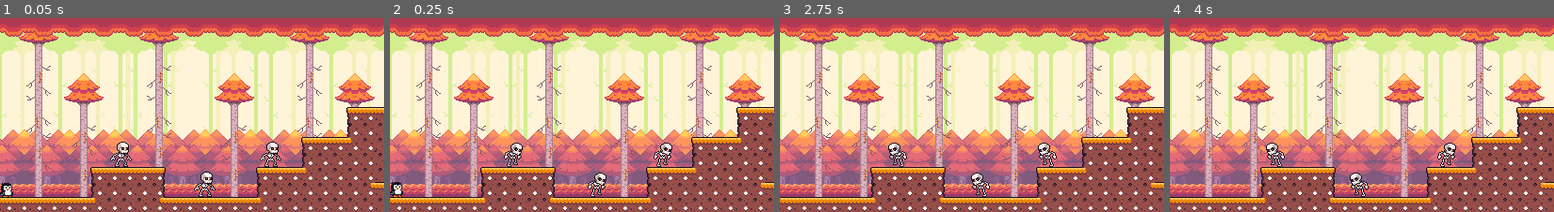
Above: before the commit, frames 1-4 (left to right).
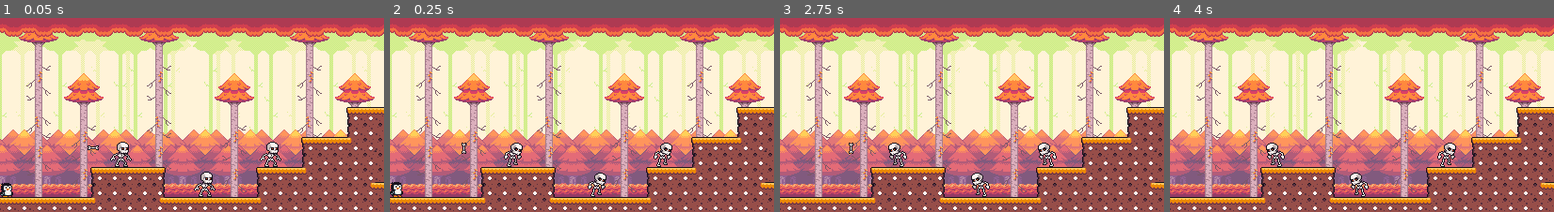
Above: after the commit, the same moments.

Repository: glVerdi/plataforma-2d
Game: Godot game, scene res://scene/forest.tscn
Same seed, same stepped clock (60 frames per second), same inputs: the game is played once before the commit and once after it.
Inputs:
- Up to frame 1 (0.05 s): no input
- Up to frame 2 (0.25 s): no input
- Up to frame 3 (2.75 s): hold S (duck) 0.53-1.28 s; hold D (right) 0.53-2.03 s; tap W (jump) at 0.77, 1.52 s; tap S (duck) at 1.35 s; hold A (left) from 2.03 s (still down); hold S (duck) from 2.03 s (still down)
- Up to frame 4 (4 s): release A (left) at 2.78 s; release S (duck) at 2.78 s; hold D (right) from 2.78 s (still down); tap S (duck) at 2.85 s; tap W (jump) at 3.02, 3.77 s; hold S (duck) from 3.53 s (still down)

The runs differ from the first frame. In frame 1, less than 0.1% of the frame differs, in the area x 22-26%, y 65-69%; in frame 2, less than 0.1%; in frame 3, less than 0.1%; in frame 4, nothing differs.

Commit message:
Criando o Projétil dos Inimigos e Usando o Delta Corretamente

Diff:
--- /dev/null
+++ b/entities/spinning_bone.tscn
@@ -0,0 +1,55 @@
+[gd_scene format=3 uid="uid://bvo814y066my0"]
+
+[ext_resource type="Texture2D" uid="uid://dxt7y2c2walgk" path="res://sprites/3 - Skeleton/Spinning_Bone (16 x 16).png" id="1_bkob1"]
+[ext_resource type="Script" uid="uid://dfx52quyrcmqd" path="res://scripts/spinning_bone.gd" id="1_njpw1"]
+
+[sub_resource type="CircleShape2D" id="CircleShape2D_njpw1"]
+radius = 4.0
+
+[sub_resource type="AtlasTexture" id="AtlasTexture_t80k4"]
+atlas = ExtResource("1_bkob1")
+region = Rect2(0, 0, 16, 16)
+
+[sub_resource type="AtlasTexture" id="AtlasTexture_a64bj"]
+atlas = ExtResource("1_bkob1")
+region = Rect2(16, 0, 16, 16)
+
+[sub_resource type="AtlasTexture" id="AtlasTexture_tjt0v"]
+atlas = ExtResource("1_bkob1")
+region = Rect2(32, 0, 16, 16)
+
+[sub_resource type="AtlasTexture" id="AtlasTexture_ntjs5"]
+atlas = ExtResource("1_bkob1")
+region = Rect2(48, 0, 16, 16)
+
+[sub_resource type="SpriteFrames" id="SpriteFrames_cjyle"]
+animations = [{
+"frames": [{
+"duration": 1.0,
+"texture": SubResource("AtlasTexture_t80k4")
+}, {
+"duration": 1.0,
+"texture": SubResource("AtlasTexture_a64bj")
+}, {
+"duration": 1.0,
+"texture": SubResource("AtlasTexture_tjt0v")
+}, {
+"duration": 1.0,
+"texture": SubResource("AtlasTexture_ntjs5")
+}],
+"loop": true,
+"name": &"default",
+"speed": 10.0
+}]
+
+[node name="SpinningBone" type="Area2D" unique_id=1665433437]
+script = ExtResource("1_njpw1")
+
+[node name="CollisionShape2D" type="CollisionShape2D" parent="." unique_id=1931187882]
+shape = SubResource("CircleShape2D_njpw1")
+
+[node name="AnimatedSprite2D" type="AnimatedSprite2D" parent="." unique_id=603295799]
+sprite_frames = SubResource("SpriteFrames_cjyle")
+autoplay = "default"
+frame = 2
+frame_progress = 0.7623784
--- a/scene/forest.tscn
+++ b/scene/forest.tscn
@@ -13,6 +13,7 @@
 [ext_resource type="Texture2D" uid="uid://bjtqrio8yue42" path="res://sprites/Seasonal Tilesets/2 - Autumn Forest/Terrain (16 x 16).png" id="10_jxvlp"]
 [ext_resource type="PackedScene" uid="uid://cecj7xl8fu86q" path="res://entities/level_end.tscn" id="12_64es3"]
 [ext_resource type="PackedScene" uid="uid://d1gnf7tfdk2pr" path="res://entities/skeleton.tscn" id="13_kmspj"]
+[ext_resource type="PackedScene" uid="uid://bvo814y066my0" path="res://entities/spinning_bone.tscn" id="14_ja8kk"]
 
 [sub_resource type="TileSetAtlasSource" id="TileSetAtlasSource_gwku7"]
 texture = ExtResource("10_jxvlp")
@@ -177,4 +178,7 @@
 [node name="Skeleton3" parent="." unique_id=1975525303 instance=ExtResource("13_kmspj")]
 position = Vector2(287, 144)
 
+[node name="SpinningBone" parent="." unique_id=1665433437 instance=ExtResource("14_ja8kk")]
+position = Vector2(104, 140)
+
 [editable path="LevelEnd"]
--- /dev/null
+++ b/scripts/spinning_bone.gd
@@ -0,0 +1,8 @@
+extends Area2D
+
+var speed = 100
+var direction = -1
+
+# Called every frame. 'delta' is the elapsed time since the previous frame.
+func _process(delta: float) -> void:
+	position.x += speed * delta * direction
Not shown, added: scripts/spinning_bone.gd.uid
